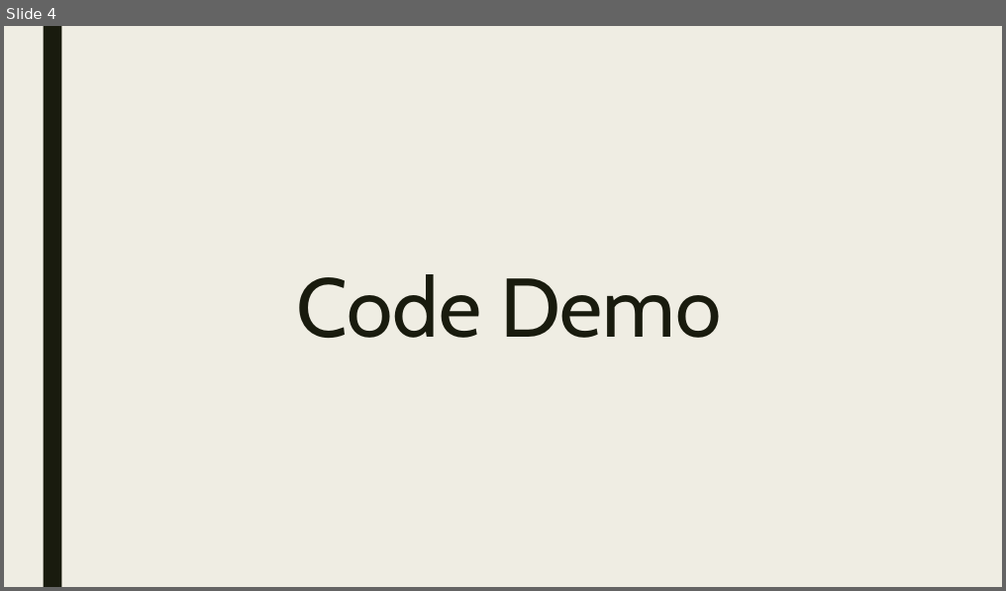
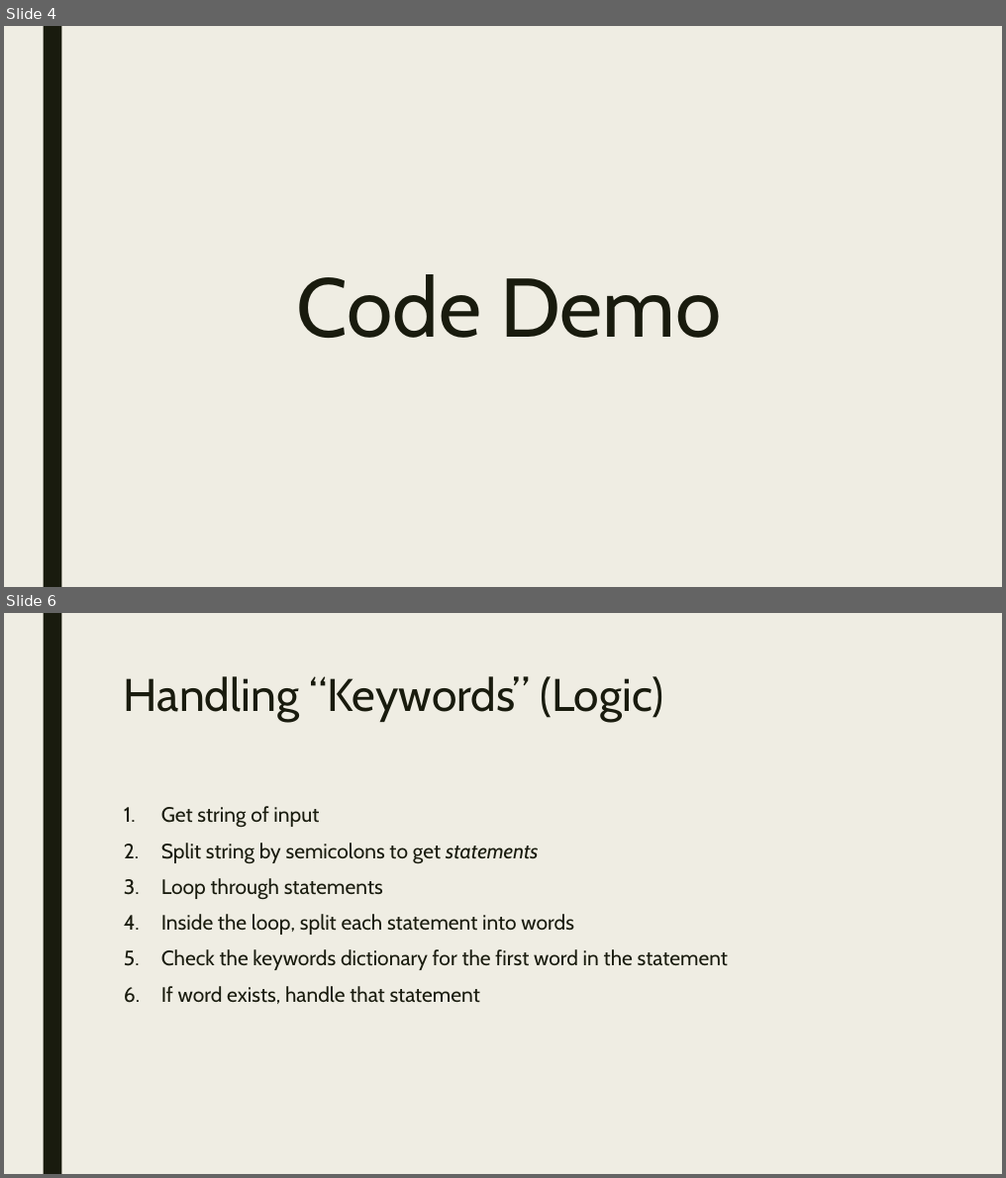
Before and after one commit to austinvanbockern/ProjectFire, a slide deck: ProjectFIRE.pptx. Shown one above the other, each under a label of ours: slide 4 before the commit, slides 4 and 6 after it; the slides between them are not shown. The pictures are 1006x591 and 1006x1178 pixels, drawn with LibreOffice and Linux fonts; fonts in the diff are those of the drawing. Boxes give left, top, right and bottom in pixels: in the first picture for what was removed or moved away, otherwise in the second. Text is boxed around its words. In the diff, an @@ line names an element or a change of style, - is before the commit and + after.

Commit message:
Statement updates, pptx update
Added assign functionality, added slides and pictures to powerpoint

```diff
--- a/ProjectFIRE.pptx
+++ b/ProjectFIRE.pptx
@@ slide 6 added at box(4, 613, 1002, 1174), background #EFEDE3; not listed: 1 template element that a slide beside it also shows @@
@@ title added at box(124, 676, 664, 722), 44 pt, text #191B0E @@
+Handling “Keywords” (Logic)
@@ text added at box(161, 806, 728, 1004), 20 pt, text #191B0E @@
+1. Get string of input
+2. Split string by semicolons to get statements
+3. Loop through statements
+4. Inside the loop, split each statement into words
+5. Check the keywords dictionary for the first word in the statement
+6. If word exists, handle that statement
```
Also in this commit, not shown: 2 slides changed, 2 other slides added, 2 slides removed, 3 other files.
